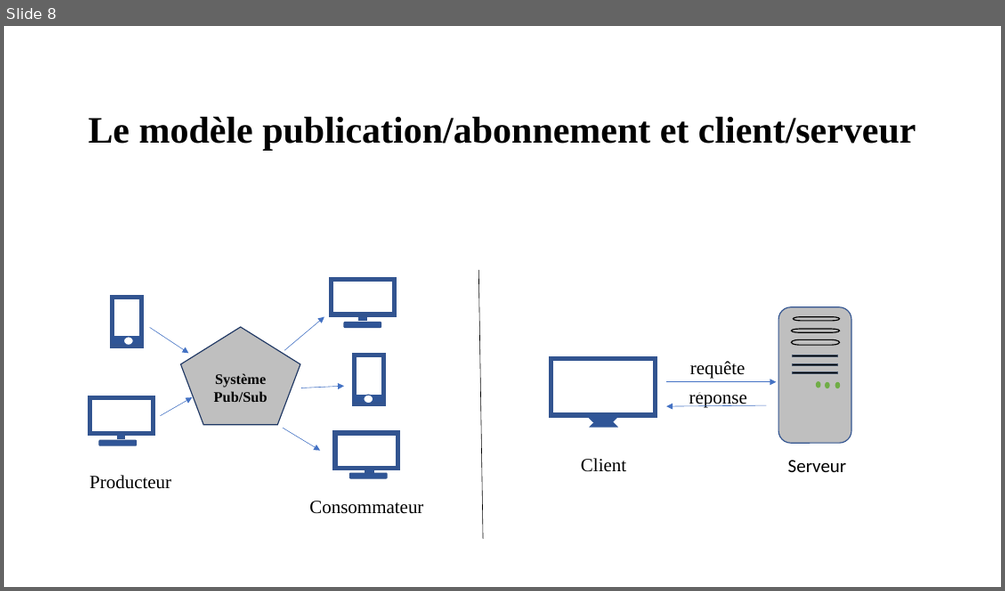
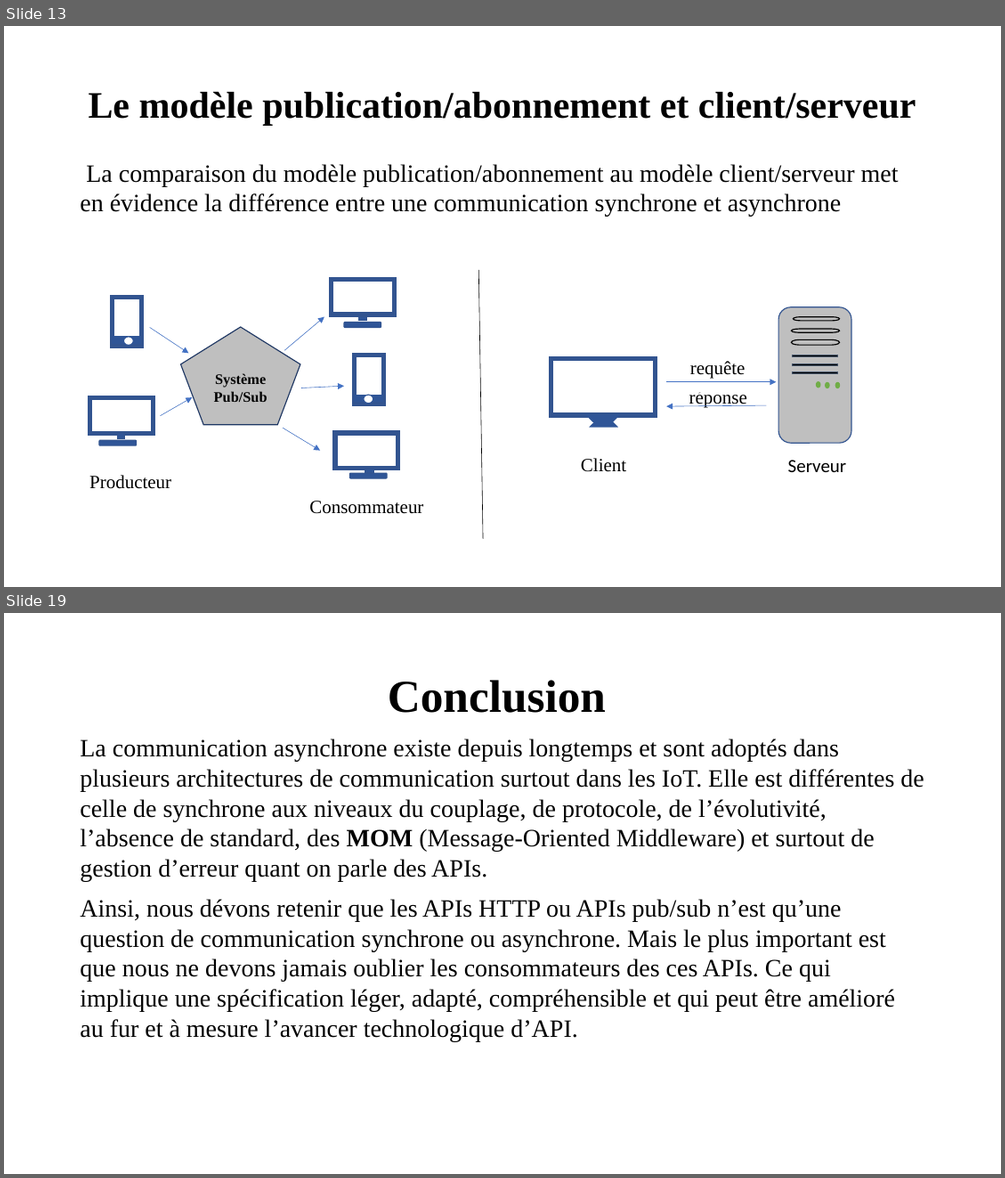
Before and after one commit to OA-Souleymane/MyGitHub-Files, a slide deck: Chapitres/mémoire/PrésentationMémoire.pptx. Shown one above the other, each under a label of ours: slide 8 before the commit, slides 13 and 19 after it; the slides between them are not shown. The pictures are 1005x591 and 1005x1178 pixels, drawn with LibreOffice and Linux fonts; fonts in the diff are those of the drawing. Boxes give left, top, right and bottom in pixels: in the first picture for what was removed or moved away, otherwise in the second. Text is boxed around its words. In the diff, an @@ line names an element or a change of style, - is before the commit and + after.

```diff
--- a/Chapitres/mémoire/PrésentationMémoire.pptx
+++ b/Chapitres/mémoire/PrésentationMémoire.pptx
@@ slide 19 added at <box>4,613,1001,1174</box>, background #FFFFFF @@
@@ title added at <box>388,680,606,713</box>, 44 pt, text #000000, bold @@
+Conclusion
@@ text added at <box>80,738,923,1041</box>, 24 pt, text #000000 @@
+La communication asynchrone existe depuis longtemps et sont adoptés dans plusieurs architectures de communication surtout dans les IoT. Elle est différentes de celle de synchrone aux niveaux du couplage, de protocole, de l’évolutivité, l’absence de standard, des MOM (Message-Oriented Middleware) et surtout de gestion d’erreur quant on parle des APIs.
+Ainsi, nous dévons retenir que les APIs HTTP ou APIs pub/sub n’est qu’une question de communication synchrone ou asynchrone. Mais le plus important est que nous ne devons jamais oublier les consommateurs des ces APIs. Ce qui implique une spécification léger, adapté, compréhensible et qui peut être amélioré au fur et à mesure l’avancer technologique d’API.
@@ what was slide 8 is now slide 13 @@
@@ slide 13 changed as well @@
@@ title "Le modèle publication/abonnement et client/serveur": place and size @@
-title "Le modèle publication/abonnement et client/serveur" at <box>89,116,916,150</box>
+title "Le modèle publication/abonnement et client/serveur" at <box>89,91,916,125</box>
@@ text added at <box>80,164,898,216</box>, 24 pt, text #000000 @@
+La comparaison du modèle publication/abonnement au modèle client/serveur met en évidence la différence entre une communication synchrone et asynchrone
```
Also in this commit, not shown: 6 other slides changed, 10 other slides added, 6 other files.
